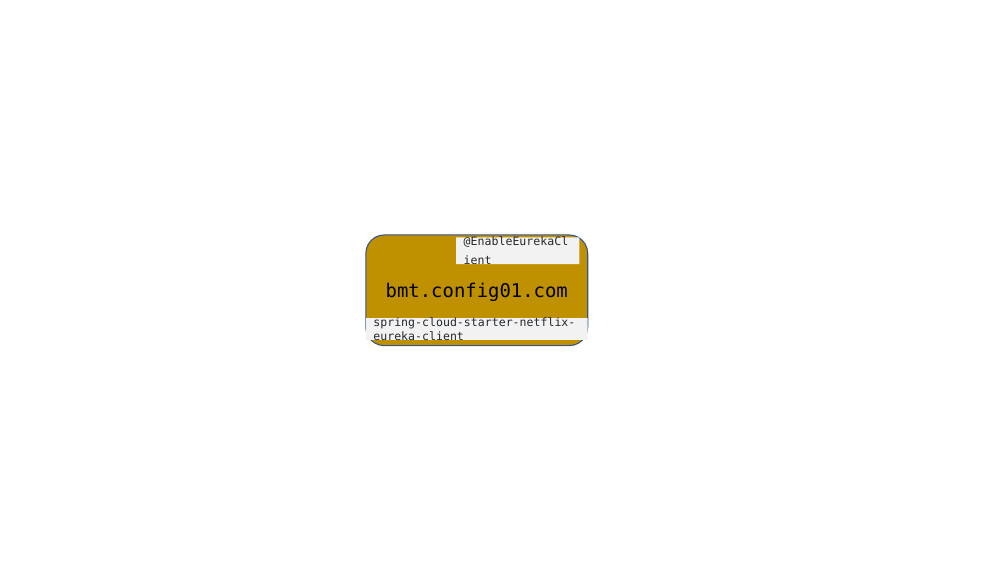
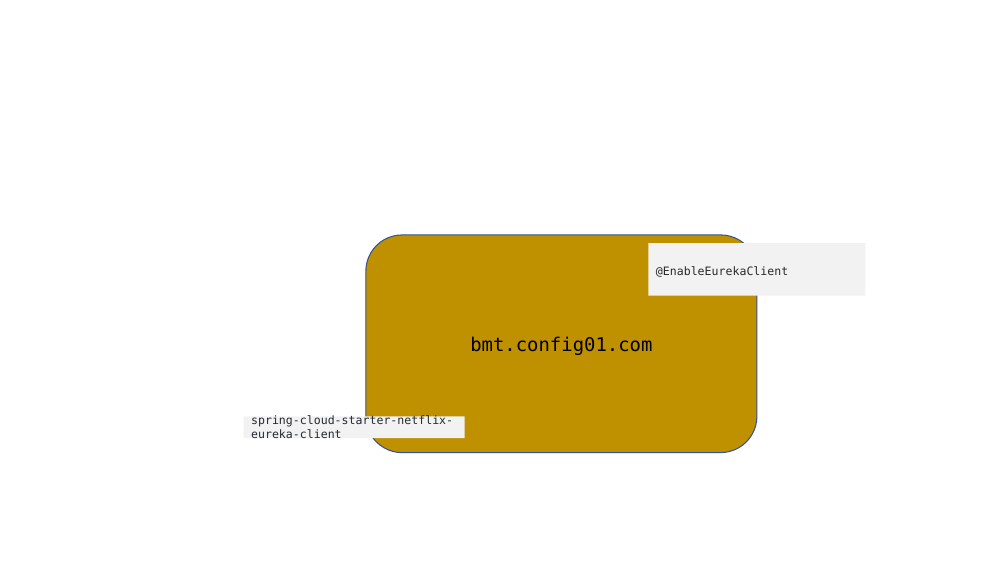
Before and after one commit to rkumar-bengaluru/algoes, a slide deck: slide 5 of src/spring/spring.boot.pptx. Drawn at 1008x567 pixels with LibreOffice and Linux fonts; fonts in the diff are those of the drawing. Boxes give left, top, right and bottom in pixels: in the first picture for what was removed or moved away, otherwise in the second. Text is boxed around its words. In the diff, an @@ line names an element or a change of style, - is before the commit and + after.

```diff
--- a/src/spring/spring.boot.pptx
+++ b/src/spring/spring.boot.pptx
@@ rounded rectangle "bmt.config01.com": place and size @@
-rounded rectangle "bmt.config01.com" at <box>366,235,588,346</box>
+rounded rectangle "bmt.config01.com" at <box>366,235,757,453</box>
@@ rectangle "@EnableEurekaClient": place and size @@
-rectangle "@EnableEurekaClient" at <box>456,237,579,264</box>
+rectangle "@EnableEurekaClient" at <box>649,243,866,296</box>
@@ rectangle "spring-cloud-starter-netflix-eureka-client": place and size @@
-rectangle "spring-cloud-starter-netflix-eureka-client" at <box>366,318,588,340</box>
+rectangle "spring-cloud-starter-netflix-eureka-client" at <box>243,417,465,439</box>
```
Also in this commit, not shown: 1 slide added, 5 other files.
